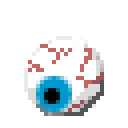
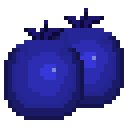
Layered file, before and after one edit (w=128, h=128). Changes by layer:
removed layer "Layer 3" over [36, 76, 72, 112]
added group "Bleuet" with 2 layers above "Bleuet copy" over [4, 20, 84, 120]
moved "Layer 2" (1st of 2, in "Bleuet") into group "Bleuet", painted on it over [4, 36, 104, 120]
moved "Layer 4" (1st of 2, in "Bleuet") into group "Bleuet", painted on it over [24, 20, 104, 116]
added group "Bleuet copy" with 2 layers above "Layer 1" over [44, 8, 124, 108]
added layer "Layer 2" (2nd of 2, in "Bleuet copy") in group "Bleuet copy" over [44, 28, 124, 108]
added layer "Layer 4" (2nd of 2, in "Bleuet copy") in group "Bleuet copy" over [64, 8, 104, 36]
